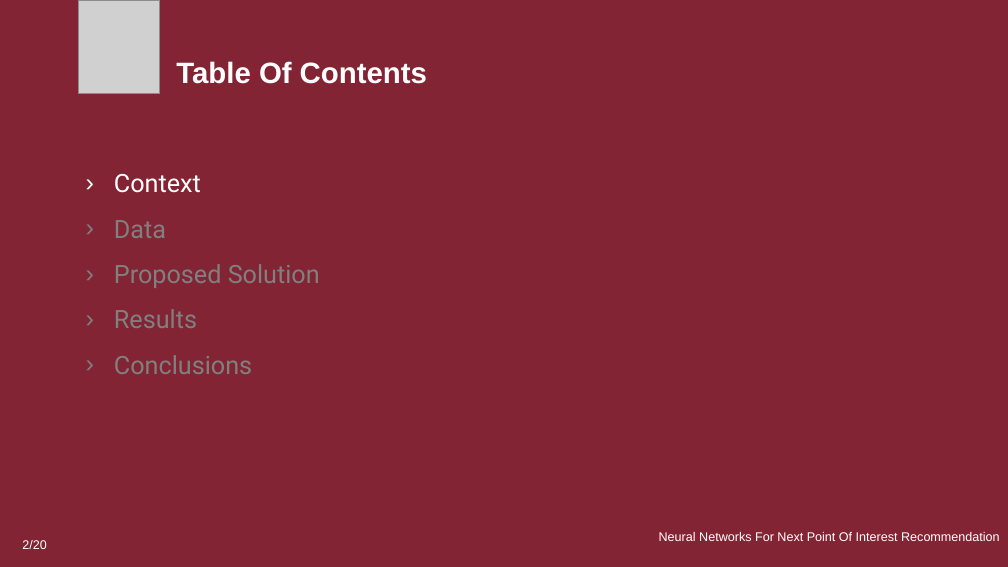
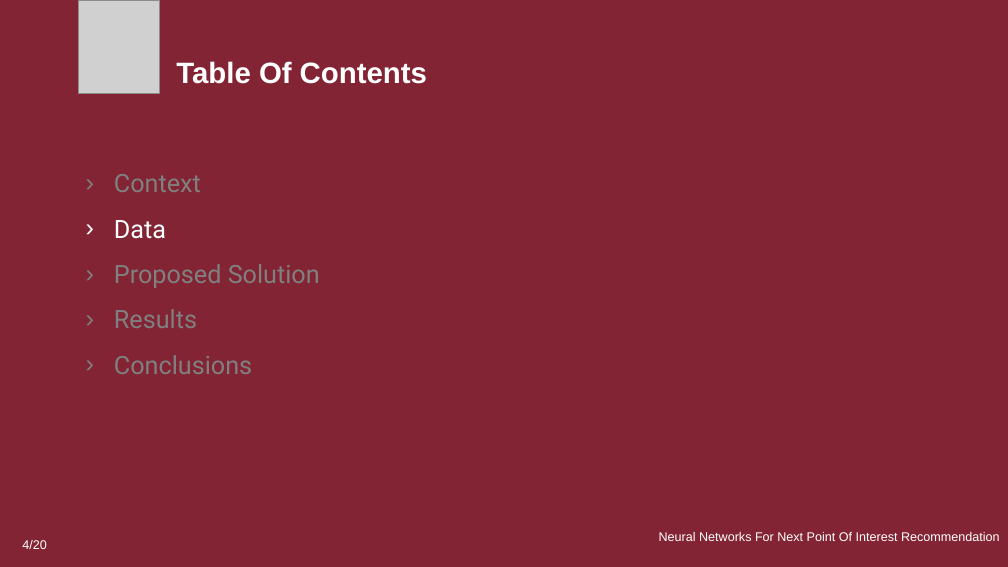
Before and after one commit to dario-loi/foursquare, a slide deck: slide 4 of presentation.pptm (slide 2 before the commit). Drawn at 1008x567 pixels with LibreOffice and Linux fonts; fonts in the diff are those of the drawing; grey boxes stand for pictures. Boxes give left, top, right and bottom in pixels: in the first picture for what was removed or moved away, otherwise in the second. Text is boxed around its words. In the diff, an @@ line names an element or a change of style, - is before the commit and + after.

```diff
--- a/presentation.pptm
+++ b/presentation.pptm
@@ text "Context" at (x1=114, y1=174, x2=320, y2=374): text colour #FFFFFF to #808080 in "Context"; text colour #808080 to #FFFFFF in "Data" @@
@@ page number at (x1=22, y1=540, x2=46, y2=549): text changed @@
-2/20
+4/20
```
Also in this commit, not shown: 13 other slides changed.
